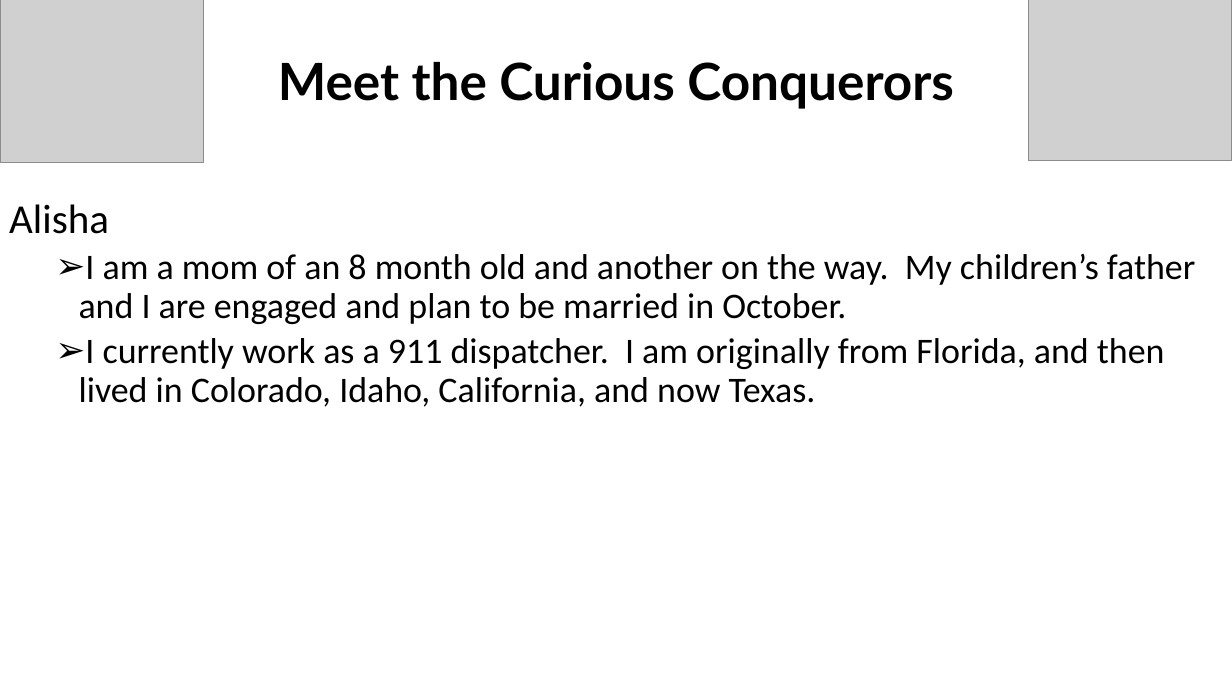
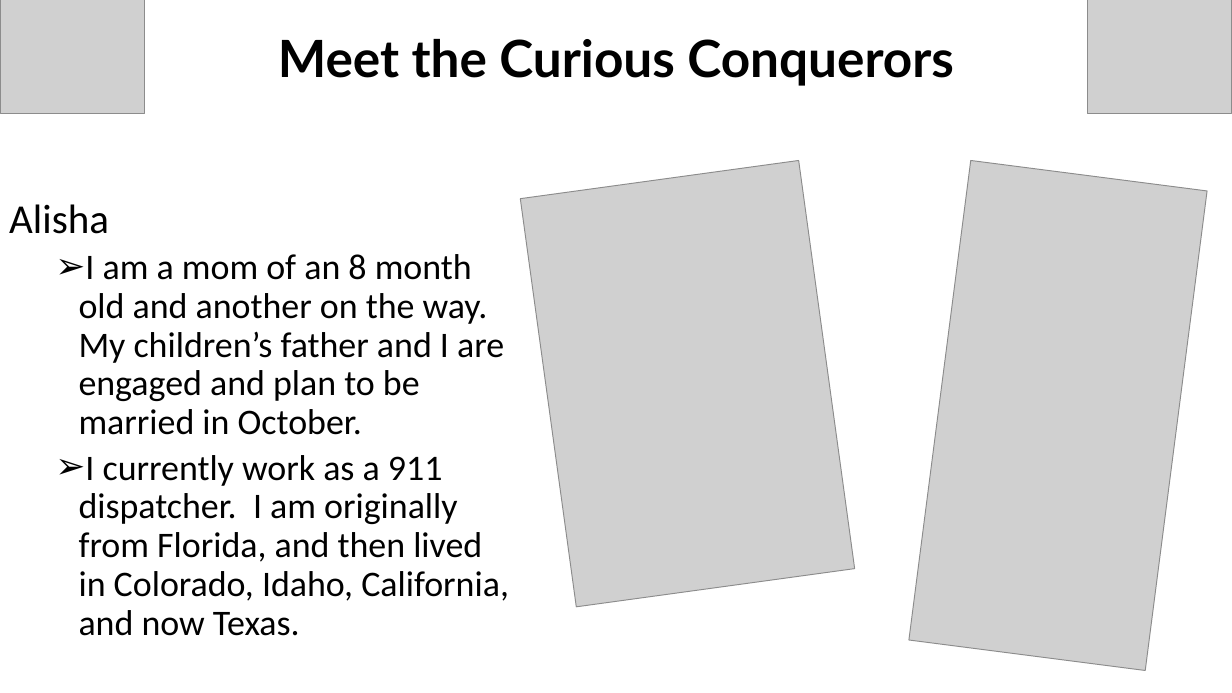
Before and after one commit to Mt122606/Curous-Conquers-, a slide deck: slide 2 of CuriousConquersProject/ProjectPowerpoint.pptx. Drawn at 1232x693 pixels with LibreOffice and Linux fonts; fonts in the diff are those of the drawing; grey boxes stand for pictures. Boxes give left, top, right and bottom in pixels: in the first picture for what was removed or moved away, otherwise in the second. Text is boxed around its words. In the diff, an @@ line names an element or a change of style, - is before the commit and + after.

```diff
--- a/CuriousConquersProject/ProjectPowerpoint.pptx
+++ b/CuriousConquersProject/ProjectPowerpoint.pptx
@@ picture: place and size @@
-picture at [0,0,203,163]
+picture at [0,0,144,114]
@@ title "Meet the Curious Conquerors": place and size @@
-title "Meet the Curious Conquerors" at [278,62,954,109]
+title "Meet the Curious Conquerors" at [278,39,954,86]
@@ picture: place and size @@
-picture at [1029,0,1232,161]
+picture at [1088,0,1232,114]
@@ picture added at [520,160,855,607] @@
@@ picture added at [909,160,1208,670] @@
@@ text "Alisha" rewrapped from [9,204,1195,407] to [9,204,509,636] @@
```
Also in this commit, not shown: 6 other slides changed, 6 slides added, 1 slide removed.
